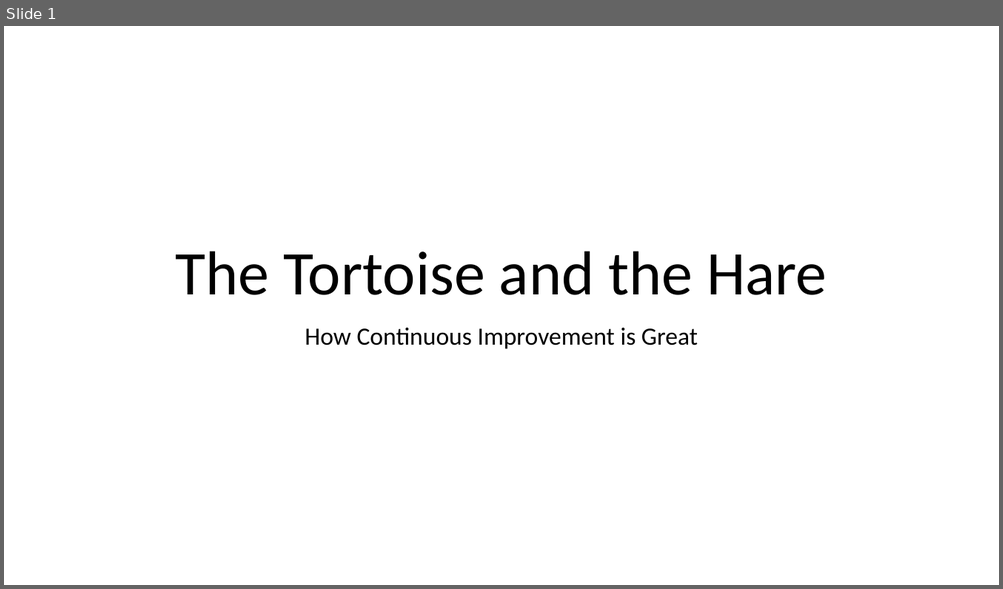
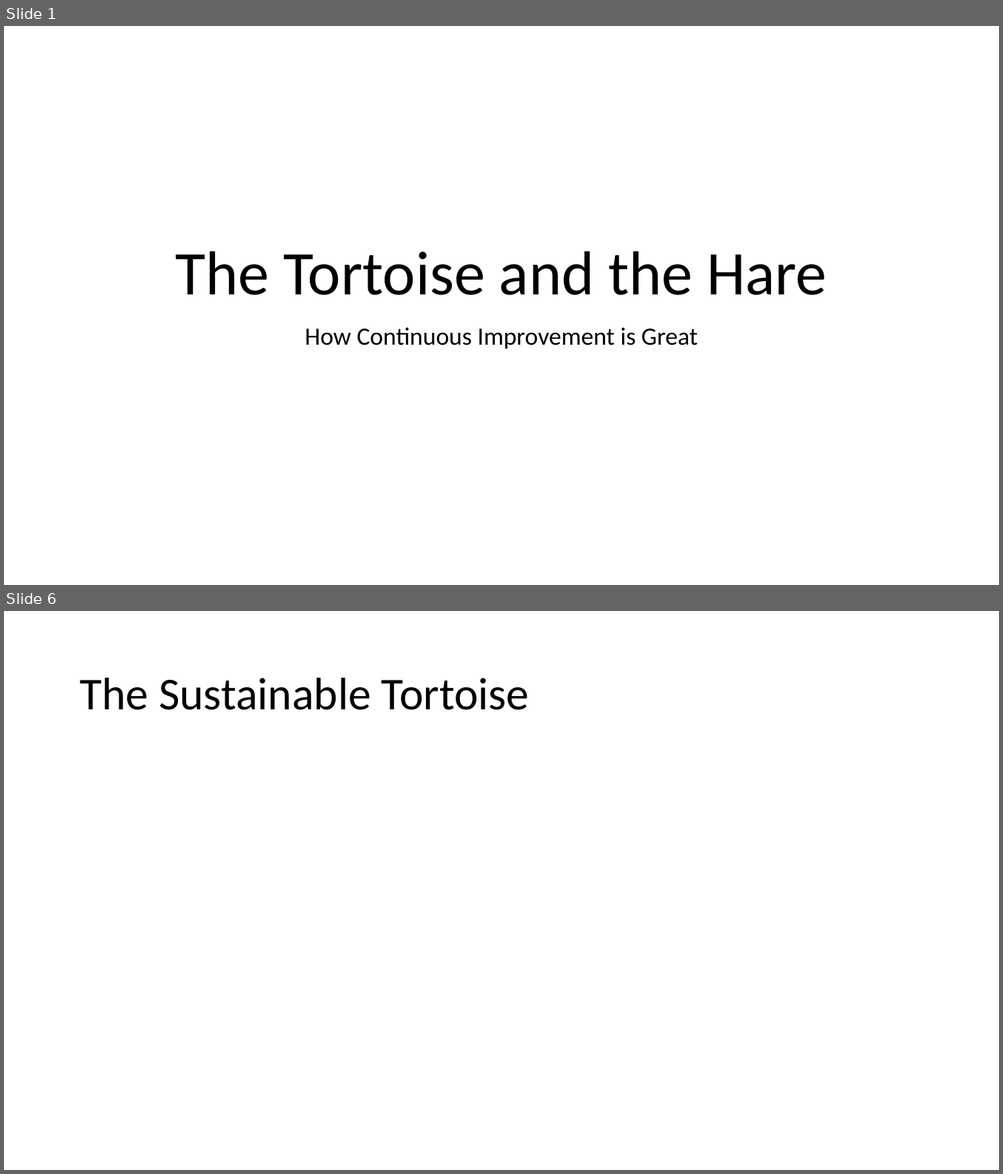
Before and after one commit to jugisahunk/presentations, a slide deck: tortoise-and-hare/tortoise-and-hare.pptx. Shown one above the other, each under a label of ours: slide 1 before the commit, slides 1 and 6 after it; the slides between them are not shown. The pictures are 1003x589 and 1003x1174 pixels, drawn with LibreOffice and Linux fonts; fonts in the diff are those of the drawing. Boxes give left, top, right and bottom in pixels: in the first picture for what was removed or moved away, otherwise in the second. Text is boxed around its words. In the diff, an @@ line names an element or a change of style, - is before the commit and + after.

```diff
--- a/tortoise-and-hare/tortoise-and-hare.pptx
+++ b/tortoise-and-hare/tortoise-and-hare.pptx
@@ slide 6 added at [4,611,999,1170], background #FFFFFF @@
@@ title added at [79,678,529,710], 44 pt, text #000000 @@
+The Sustainable Tortoise
```
Also in this commit, not shown: 28 other slides added, 1 other file.
